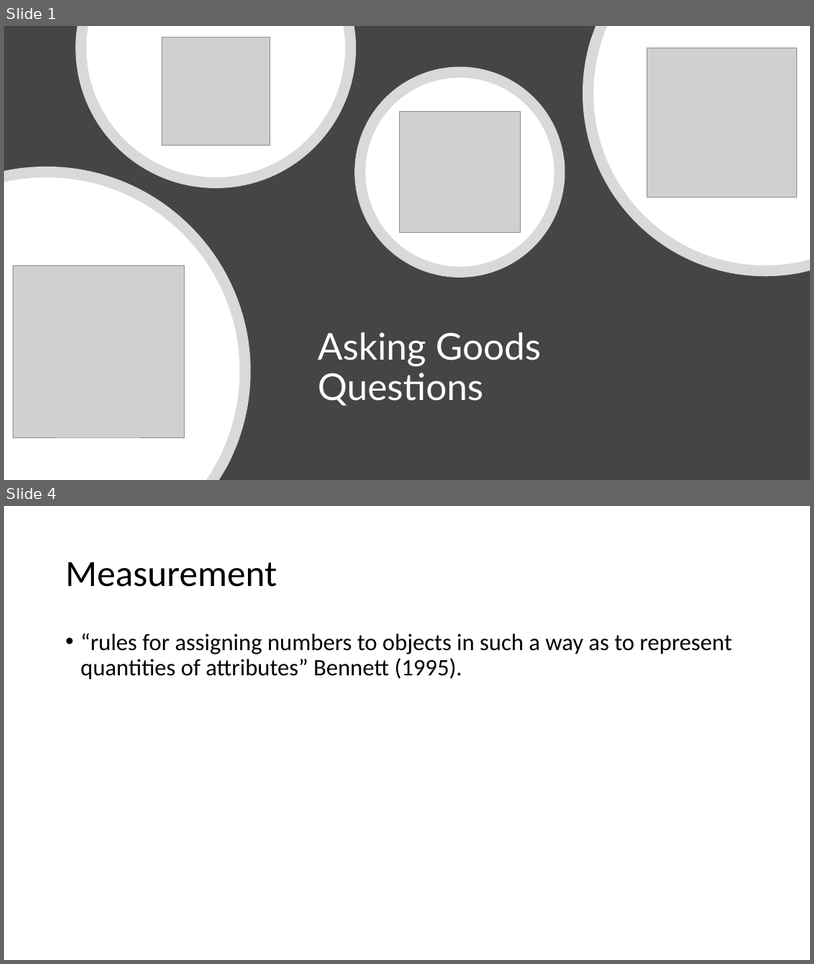
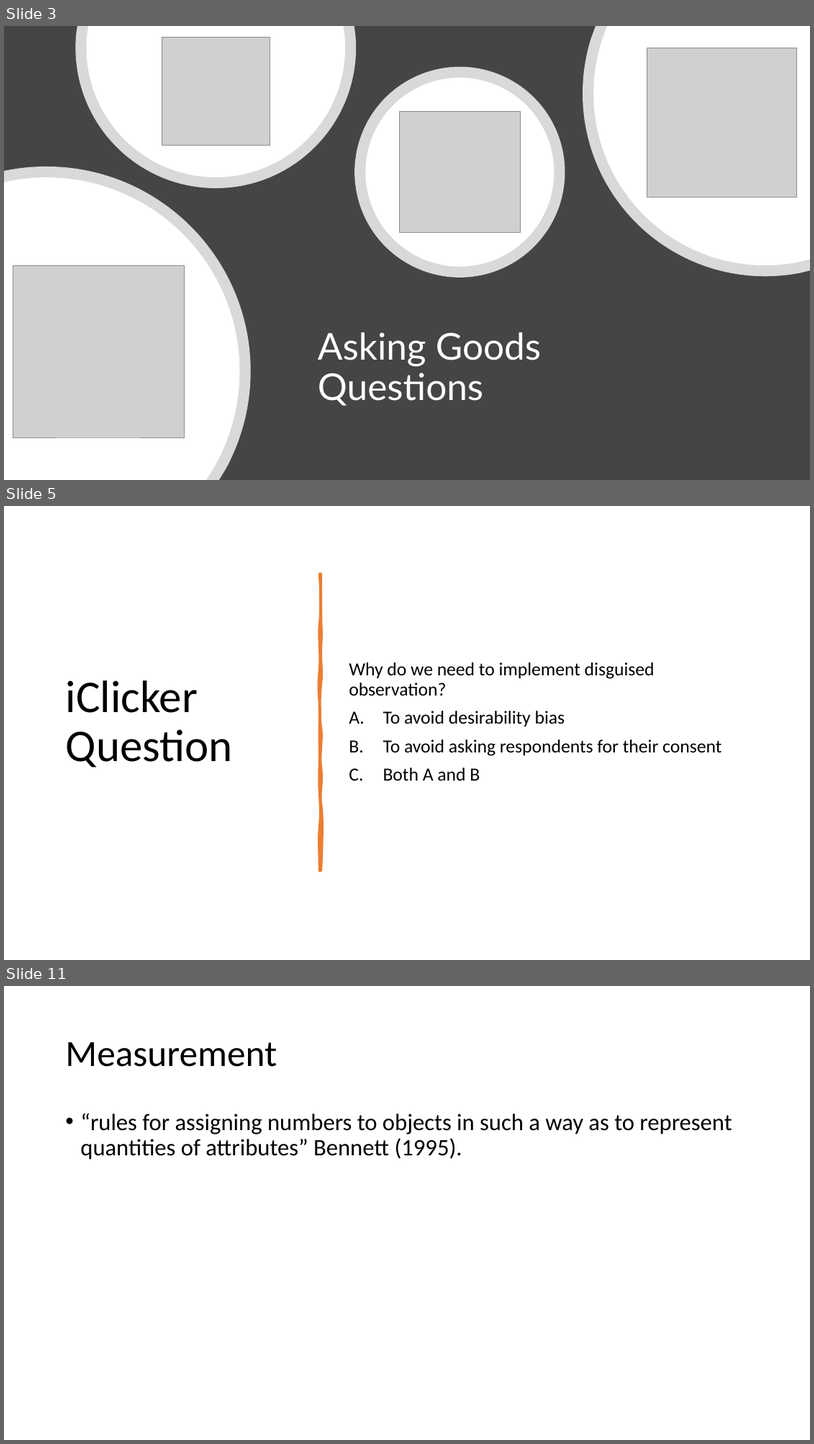
Before and after one commit to mikenguyen13/mar4050, a slide deck: lectures/5/2_Asking Goods Questions.pptx. Shown one above the other, each under a label of ours: slides 1 and 4 before the commit, slides 3, 5 and 11 after it; the slides between them are not shown. The pictures are 814x964 and 814x1444 pixels, drawn with LibreOffice and Linux fonts; fonts in the diff are those of the drawing; grey boxes stand for pictures. Boxes give left, top, right and bottom in pixels: in the first picture for what was removed or moved away, otherwise in the second. Text is boxed around its words. In the diff, an @@ line names an element or a change of style, - is before the commit and + after.

```diff
--- a/lectures/5/2_Asking Goods Questions.pptx
+++ b/lectures/5/2_Asking Goods Questions.pptx
@@ slide 5 added at [4, 506, 810, 960], background #FFFFFF @@
@@ freeform shape added at [320, 574, 321, 870], fill #ED7D31, outline #ED7D31 3.25 pt @@
@@ text added at [349, 662, 722, 780], 22 pt, text #000000 @@
+Why do we need to implement disguised observation?
+A. To avoid desirability bias
+B. To avoid asking respondents for their consent
+C. Both A and B
@@ title added at [66, 680, 233, 767], 54 pt, text #000000 @@
+iClicker Question
@@ what was slide 1 is now slide 3 @@
@@ what was slide 4 is now slide 11 @@
```
Also in this commit, not shown: 2 slides changed, 7 other slides added, 1 other file.
